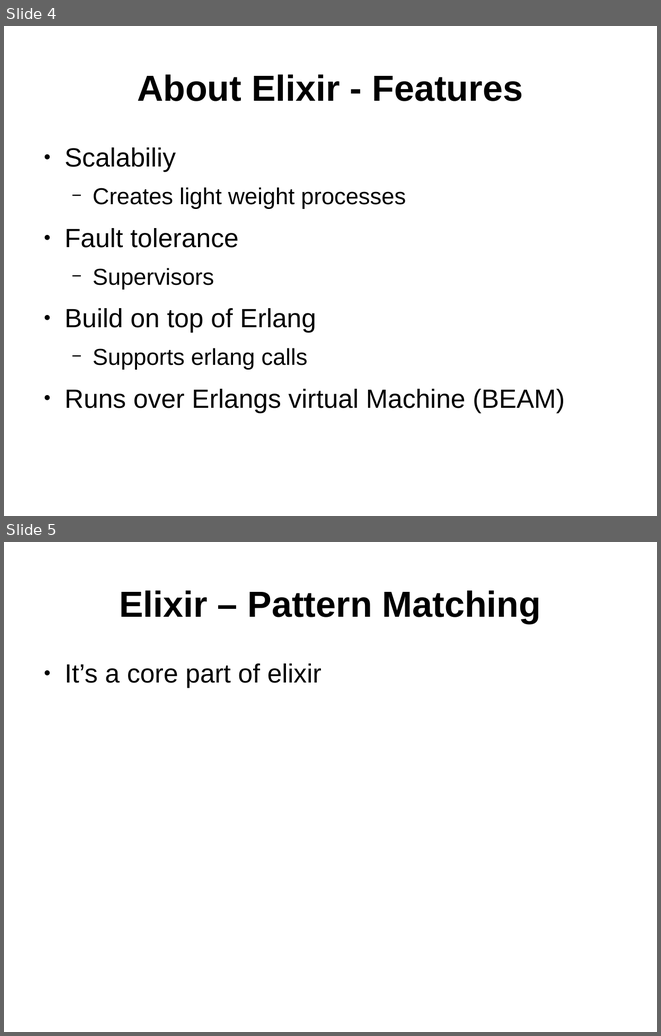
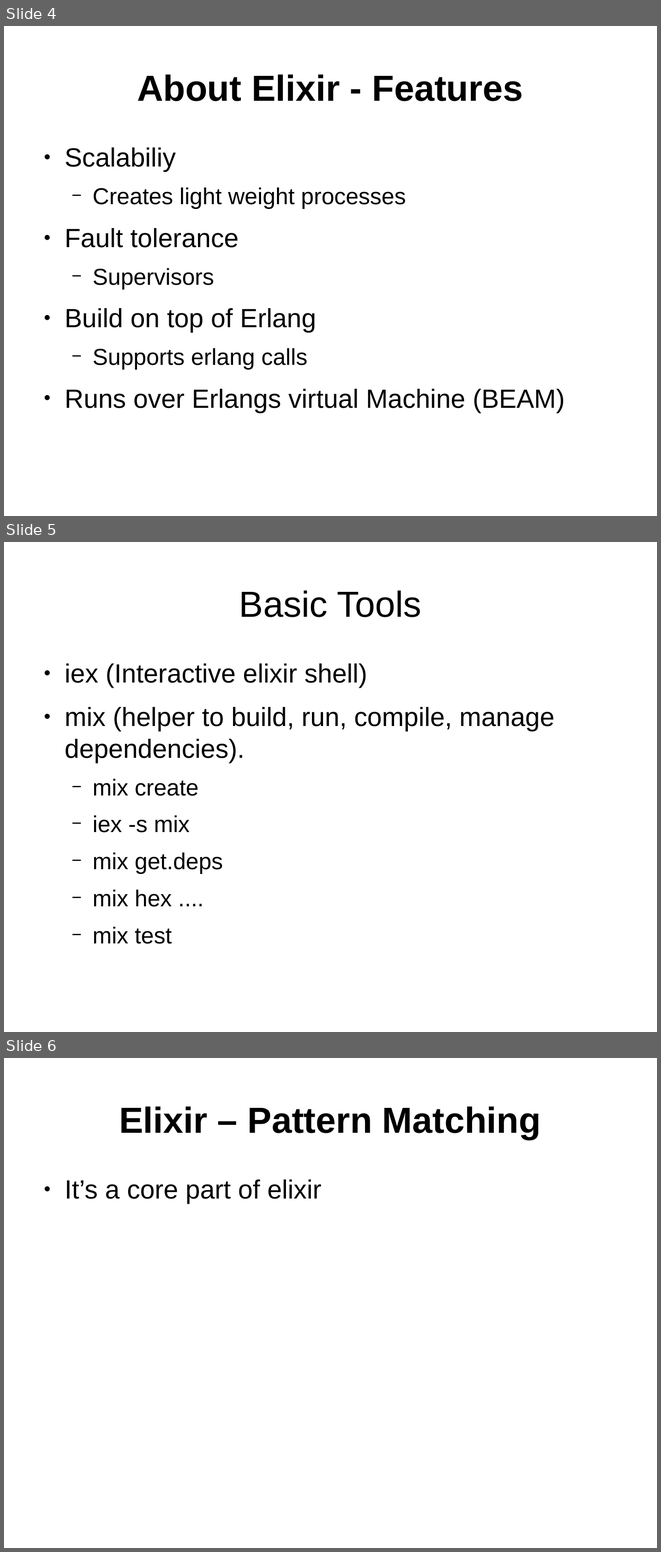
Before and after one commit to ramortegui/talks, a slide deck: elixir-basics.odp. Shown one above the other, each under a label of ours: slides 4 and 5 before the commit, slides 4, 5 and 6 after it. The pictures are 661x1036 and 661x1552 pixels, drawn with LibreOffice and Linux fonts; fonts in the diff are those of the drawing. Boxes give left, top, right and bottom in pixels: in the first picture for what was removed or moved away, otherwise in the second. Text is boxed around its words. In the diff, an @@ line names an element or a change of style, - is before the commit and + after.

Commit message:
Add Basics, Anoymous functions, Modules and Named Functions Slides.

```diff
--- a/elixir-basics.odp
+++ b/elixir-basics.odp
@@ slide 5 added at (4,542,657,1032), background #FFFFFF @@
@@ title added at (239,590,421,617), 44 pt, text #000000 @@
+Basic Tools
@@ text added at (64,663,554,944), 32 pt, text #000000 @@
+● iex (Interactive elixir shell)
+● mix (helper to build, run, compile, manage dependencies).
+  − mix create
+  − iex -s mix
+  − mix get.deps
+  − mix hex ....
+  − mix test
@@ what was slide 5 is now slide 6 @@
```
Also in this commit, not shown: 2 slides changed, 2 other slides added, 3 slides removed.
